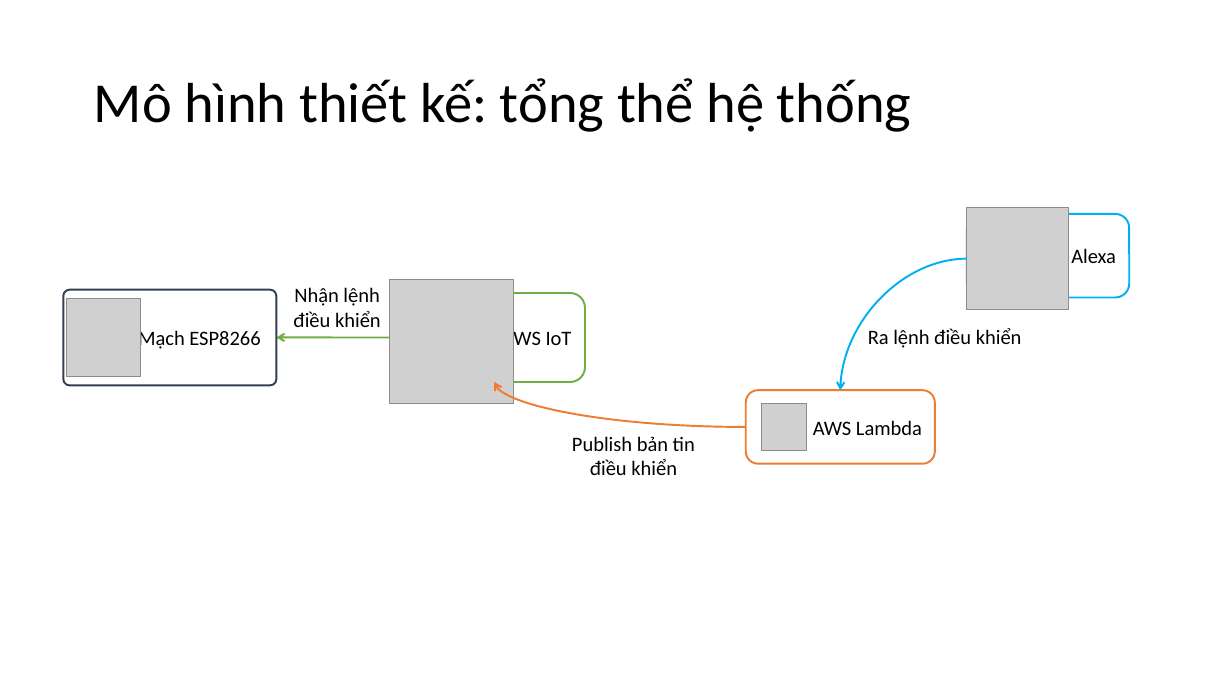
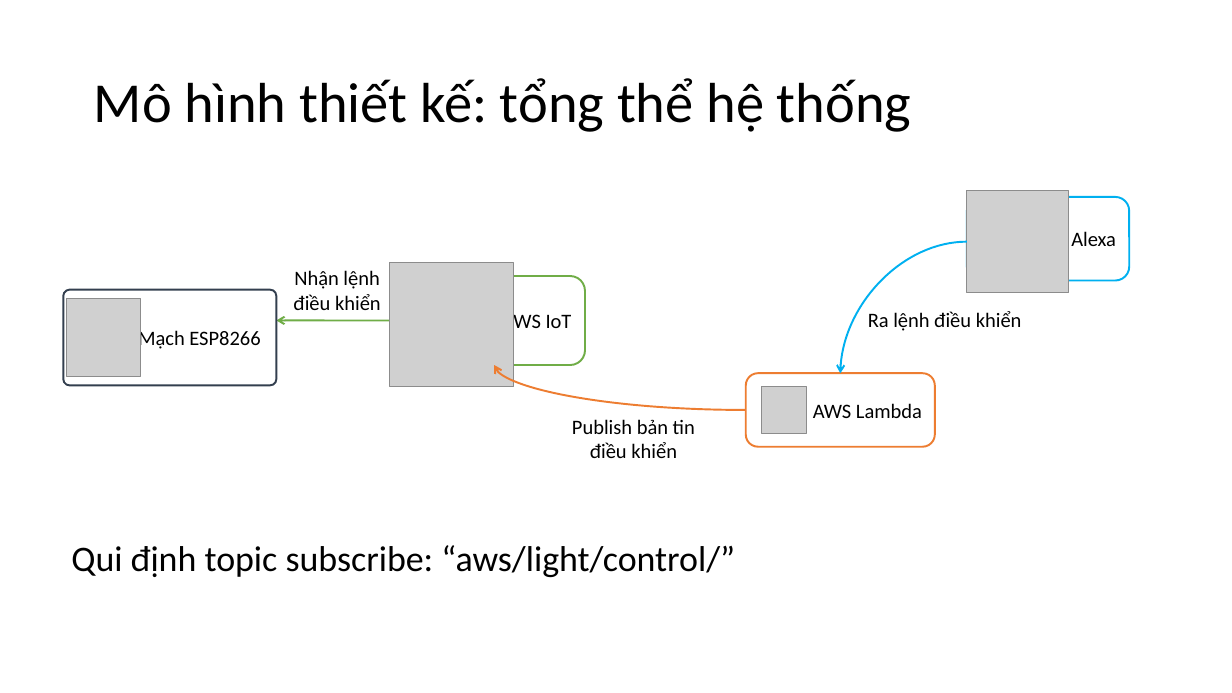
Before and after one commit to Huong-nt/EduMall-KhoaHocIOT, a slide deck: slide 4 of 14-15. Đèn thông minh/Đèn thông minh Xây dựng thiết bị trên AWS IoT.pptx. Drawn at 1232x693 pixels with LibreOffice and Linux fonts; fonts in the diff are those of the drawing; grey boxes stand for pictures. Boxes give left, top, right and bottom in pixels: in the first picture for what was removed or moved away, otherwise in the second. Text is boxed around its words. In the diff, an @@ line names an element or a change of style, - is before the commit and + after.

Commit message:
Update control light skill

```diff
--- a/14-15. Đèn thông minh/Đèn thông minh Xây dựng thiết bị trên AWS IoT.pptx
+++ b/14-15. Đèn thông minh/Đèn thông minh Xây dựng thiết bị trên AWS IoT.pptx
@@ 2 pictures, 1 curved arrow: place and size @@
-2 pictures, 1 curved arrow at <box>390,208,1068,404</box>
+2 pictures, 1 curved arrow at <box>390,190,1068,386</box>
@@ 3 rounded rectangles, 3 texts, 2 curved arrows, 1 picture: place and size @@
-3 rounded rectangles, 3 texts, 2 curved arrows, 1 picture at <box>276,213,1129,475</box>
+3 rounded rectangles, 3 texts, 2 curved arrows, 1 picture at <box>276,197,1129,458</box>
@@ text added at <box>71,545,735,577</box>, 28 pt, text #000000 @@
+Qui định topic subscribe: “aws/light/control/”
```
Also in this commit, not shown: 1 slide added, 1 slide removed, 3 other files.
